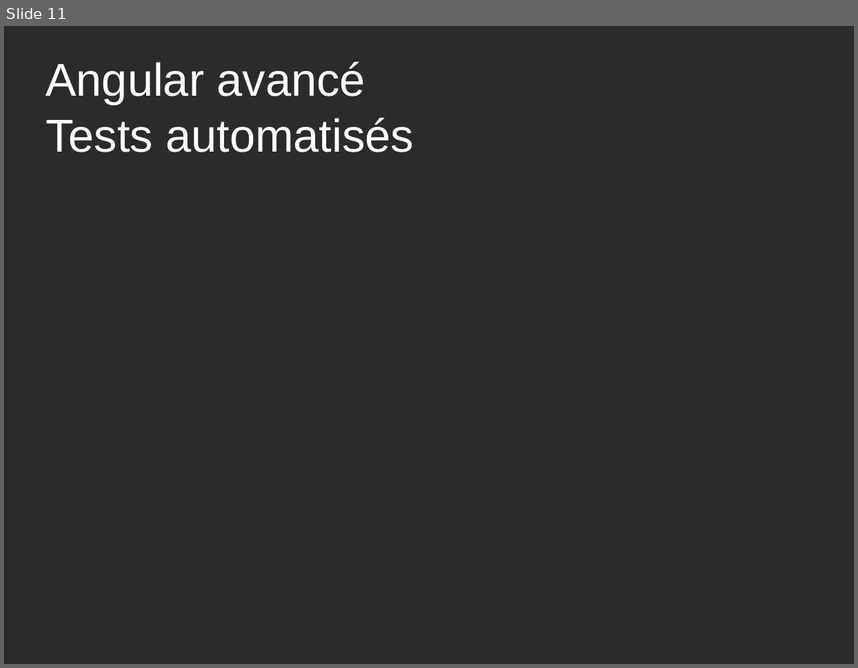
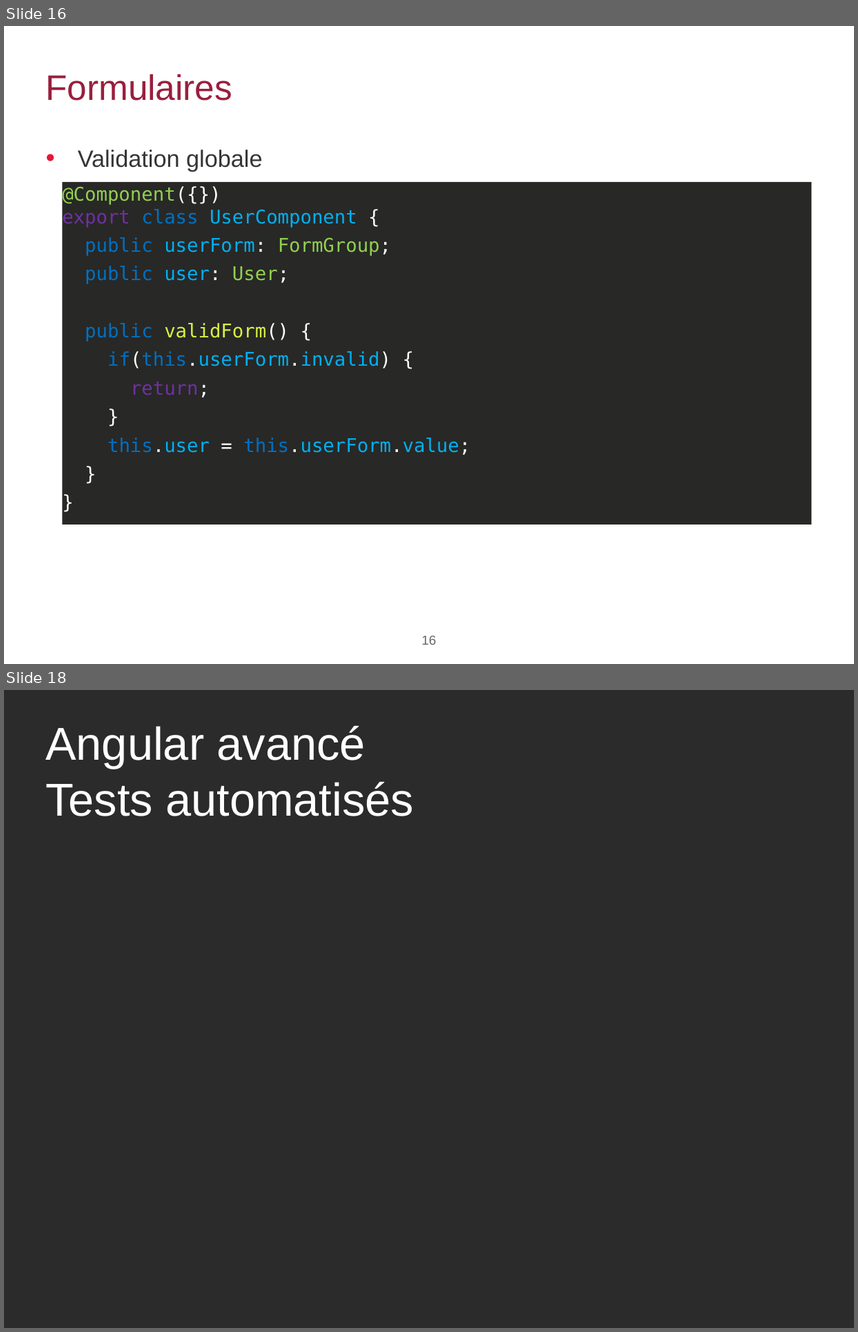
Before and after one commit to agaudichon/CGI-formation-Angular, a slide deck: docs/Formation_Angular_003_Angular-avancé.pptx. Shown one above the other, each under a label of ours: slide 11 before the commit, slides 16 and 18 after it; the slides between them are not shown. The pictures are 858x668 and 858x1332 pixels, drawn with LibreOffice and Linux fonts; fonts in the diff are those of the drawing; background and template pictures are left out; a plain dark background stands for a picture behind light text. Boxes give left, top, right and bottom in pixels: in the first picture for what was removed or moved away, otherwise in the second. Text is boxed around its words. In the diff, an @@ line names an element or a change of style, - is before the commit and + after.

```diff
--- a/docs/Formation_Angular_003_Angular-avancé.pptx
+++ b/docs/Formation_Angular_003_Angular-avancé.pptx
@@ slide 16 added at bbox=[4, 26, 854, 664], background #FFFFFF @@
@@ title added at bbox=[45, 74, 232, 101], 30 pt, text #991F3D @@
+Formulaires
@@ text added at bbox=[78, 150, 262, 171], 20 pt, text #363534 @@
+• Validation globale
@@ rectangle added at bbox=[62, 181, 811, 524], fill #282827, 16 pt, text #00B0F0 @@
+@Component({})
+export class UserComponent {
+public userForm: FormGroup;
+public user: User;
+public validForm() {
+if(this.userForm.invalid) {
+return;
+}
+this.user = this.userForm.value;
+}
+}
@@ page number added at bbox=[421, 635, 436, 644], 11 pt, text #666666 @@
+16
@@ what was slide 11 is now slide 18 @@
```
Also in this commit, not shown: 1 slide changed, 7 other slides added, 1 slide removed, 2 other files.
